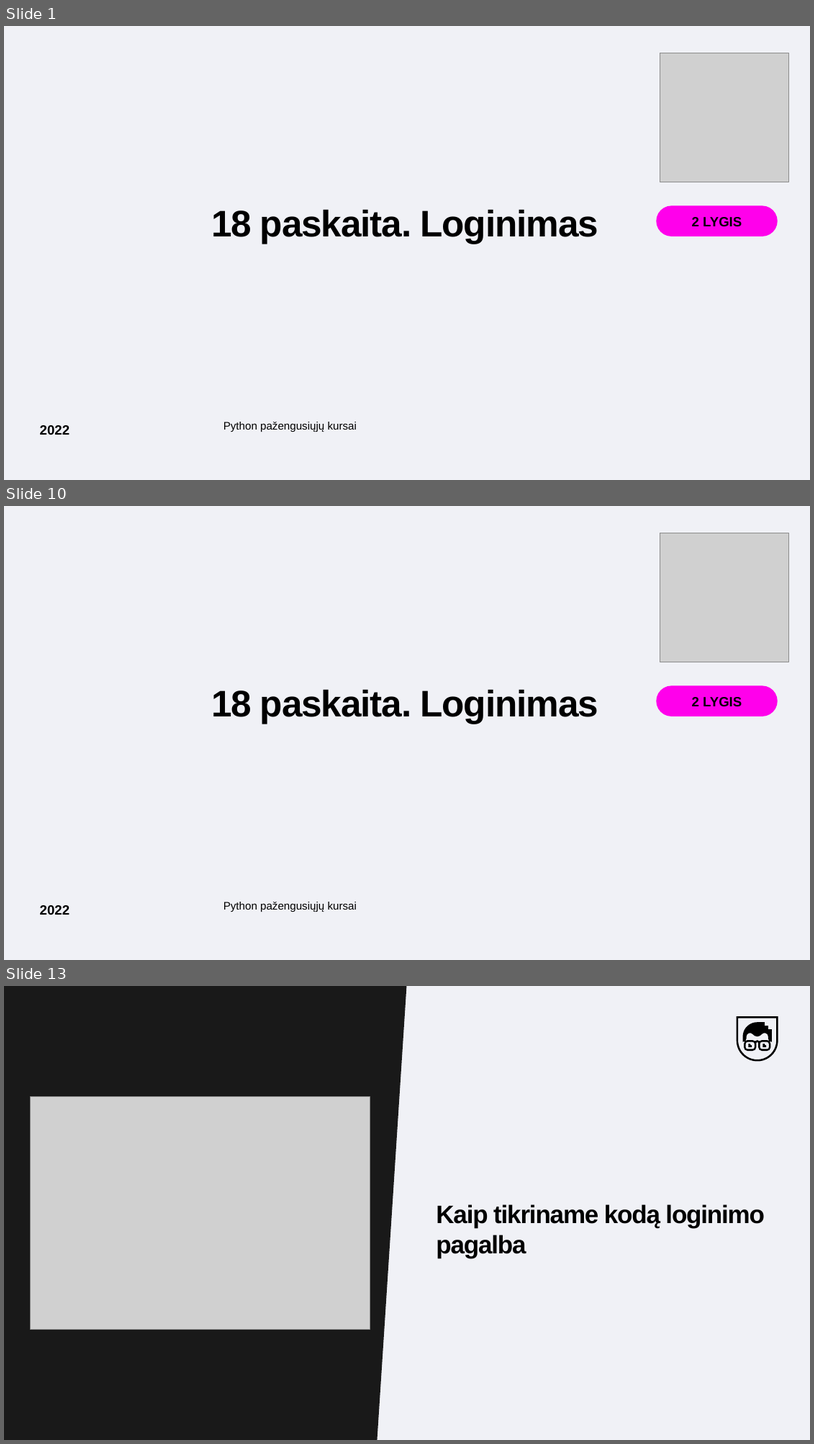
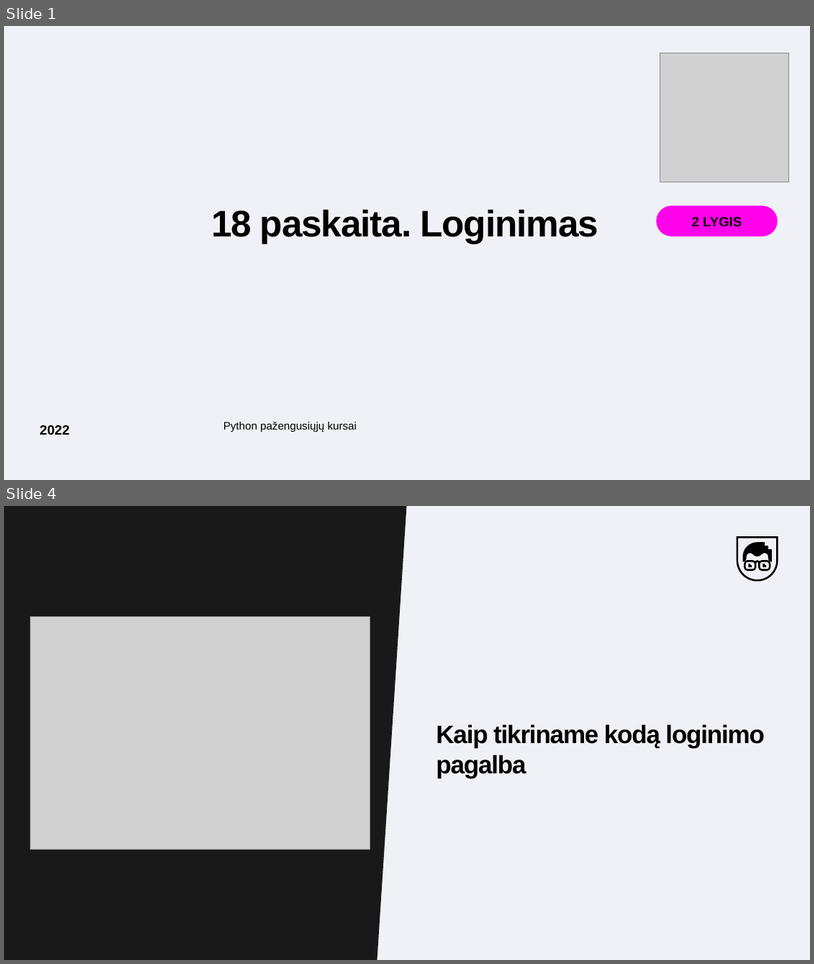
Before and after one commit to MantsSk/CA_Python, a slide deck: Skaidres-Medziaga/18_paskaita_Logginimas.pptx. Shown one above the other, each under a label of ours: slides 1, 10 and 13 before the commit, slides 1 and 4 after it; the slides between them are not shown. The pictures are 814x1444 and 814x964 pixels, drawn with LibreOffice and Linux fonts; fonts in the diff are those of the drawing; grey boxes stand for pictures; background and template pictures are left out. Boxes give left, top, right and bottom in pixels: in the first picture for what was removed or moved away, otherwise in the second. Text is boxed around its words. In the diff, an @@ line names an element or a change of style, - is before the commit and + after.

```diff
--- a/Skaidres-Medziaga/18_paskaita_Logginimas.pptx
+++ b/Skaidres-Medziaga/18_paskaita_Logginimas.pptx
@@ slide 10 removed at <box>4,506,810,960</box>, background #F0F1F6 @@
@@ picture removed at <box>661,533,790,662</box> @@
@@ text removed at <box>211,689,599,723</box> @@
-18 paskaita. Loginimas
@@ rounded rectangle removed at <box>657,686,778,716</box> @@
@@ text removed at <box>692,697,742,707</box> @@
-2 LYGIS
@@ text removed at <box>40,905,70,914</box> @@
-2022
@@ text removed at <box>224,901,357,911</box> @@
-Python pažengusiųjų kursai
@@ what was slide 13 is now slide 4 @@
```
Also in this commit, not shown: 8 slides changed, 8 other slides removed, 2 other files.
